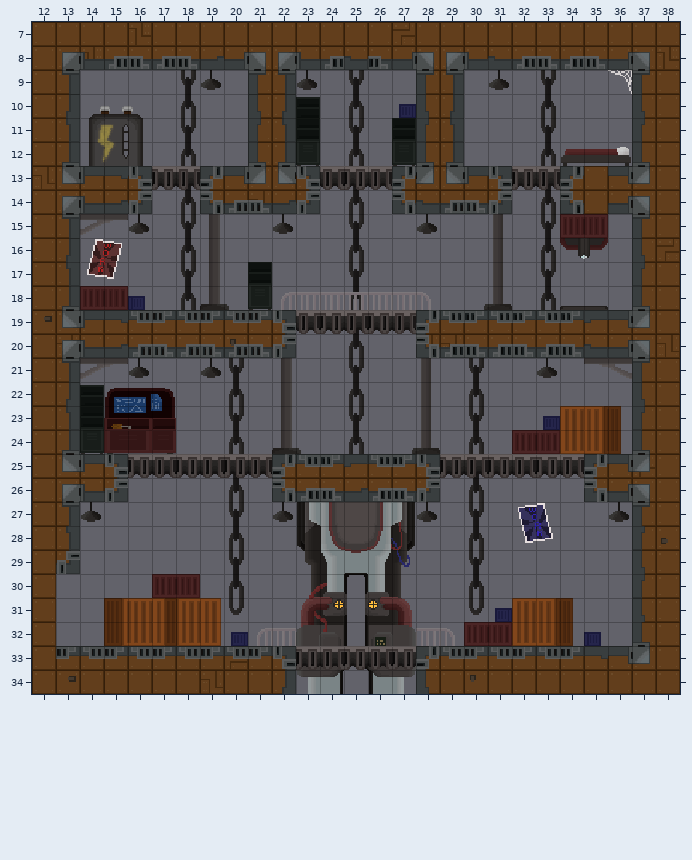
An edit to a level. Tiled map (JSON), DeepDownBelow-main/DeepDownBelow/asset/maps/drill.json. That is the earlier state.
Cells are 16x16 px. Shown: x 12..38, y 7..34.
Now the later version:
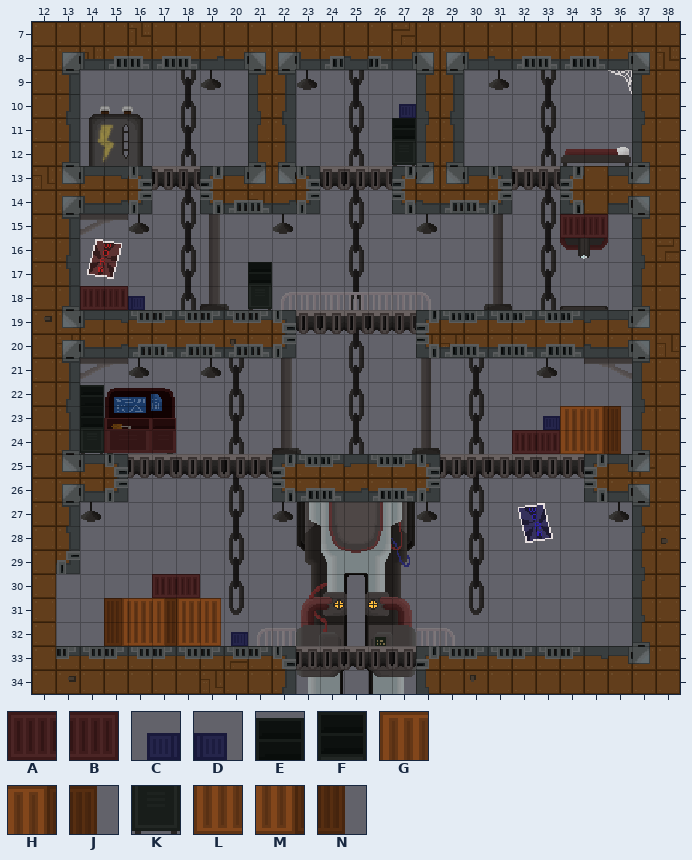
Key: from "decorTileset": A 12, B 13, C 14, D 14 flipped left-right, E 71, F 127, G 128, H 129, J 130, K 183, L 184, M 185, N 186.
_ is an empty cell.
Changes in this commit:
Layer "Layer_0":
Tile A is removed in row 32 at x 30.
Tile B is removed in row 32 at x 31.
Tile C is removed in row 31 at x 31.
Tile D is removed in row 32 at x 35.
Tile E is removed in row 10 at x 23.
Tile F is removed in row 11 at x 23.
Tile G is removed in row 31 at x 32.
Tile H is removed in row 31 at x 33.
Tile J is removed in row 31 at x 34.
Tile K is removed in row 12 at x 23.
Tile L is removed in row 32 at x 32.
Tile M is removed in row 32 at x 33.
Tile N is removed in row 32 at x 34.
Boxes around the changes in both pictures, in picture pixels (x1, y1, x2, y2):
removed: (296, 97, 320, 166)
removed: (464, 598, 601, 646)
